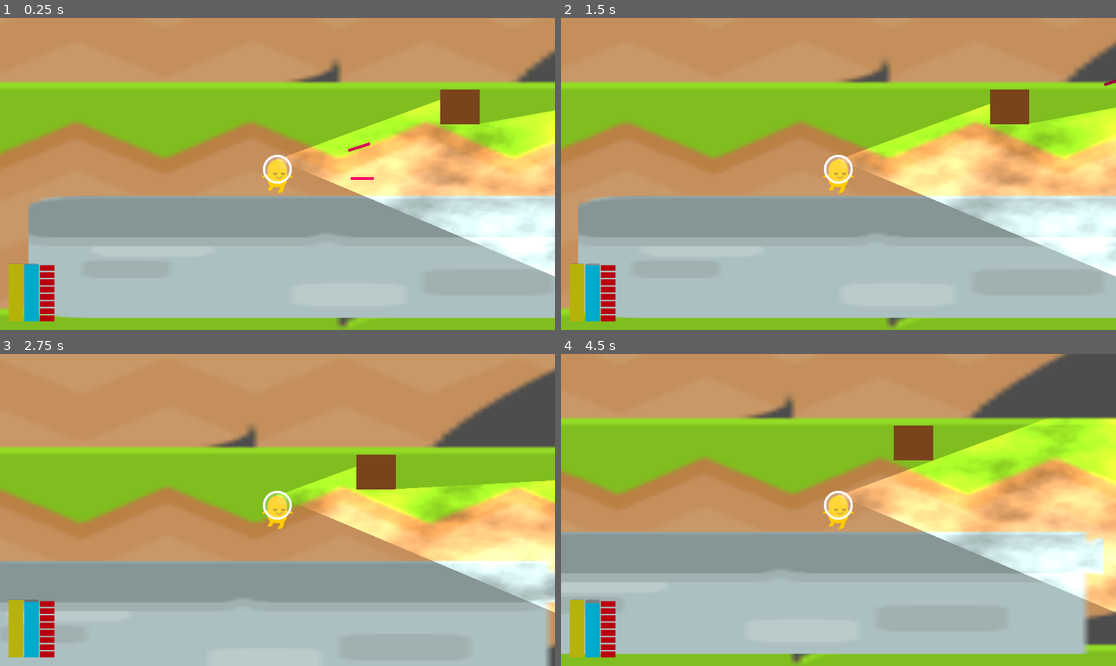
Above: before the commit, frames 1-4 (two rows, left to right).
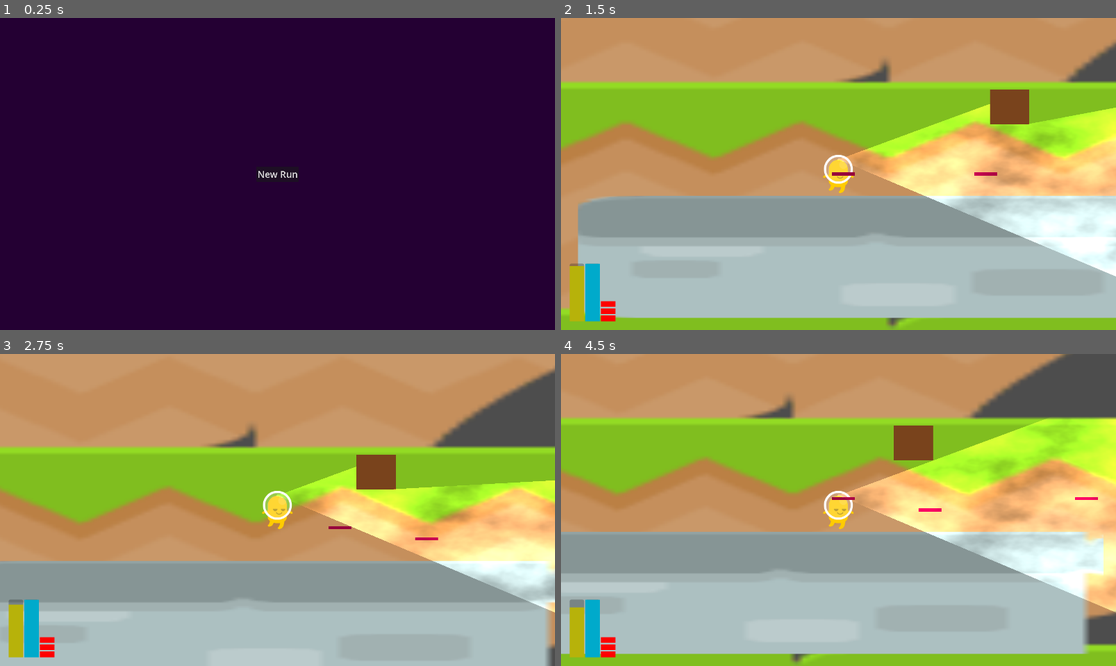
Above: after the commit, the same moments.

Repository: super-Colin/godot-rogue-halls
Game: Godot game, scene res://game.tscn
Same seed, same stepped clock (60 frames per second), same inputs: the game is played once before the commit and once after it.
Inputs (mouse positions are in pixels of both pictures, inside the frame that each line leads up to):
- Up to frame 1 (0.25 s): no input
- Up to frame 2 (1.5 s): click (838, 174) at 0.5 s, where only the run after the commit has a clickable "New Run"; move the mouse to (960, 158) at 1.27 s; hold Right (Move_Right) from 1.28 s (still down); click (960, 158) at 1.35 s
- Up to frame 3 (2.75 s): keep holding Right (Move_Right); tap Space (Jump) at 1.52, 2.27 s; move the mouse to (166, 525) at 2.02 s; click (166, 525) at 2.1 s
- Up to frame 4 (4.5 s): move the mouse to (894, 441) at 2.77 s; release Right (Move_Right) at 2.78 s; hold Left (Move_Left) 2.78-3.53 s; click (894, 441) at 2.85 s; move the mouse to (810, 572) at 3.52 s; hold Right (Move_Right) from 3.53 s (still down); click (810, 572) at 3.6 s; tap Space (Jump) at 3.77 s; move the mouse to (1005, 556) at 4.27 s; click (1005, 556) at 4.35 s

The runs differ from the first frame. In frame 1, 100% of the frame differs, in the area x 0-100%, y 0-100%; in frame 2, 0.6%; in frame 3, 0.6%; in frame 4, 0.7%.

Commit message:
added simple main menu

Diff:
--- /dev/null
+++ b/Globals.gd
@@ -0,0 +1,14 @@
+extends Node
+
+
+
+var playerRef
+
+
+signal s_playerReady
+signal s_playerDied
+
+
+
+
+#
--- a/crate.tscn
+++ b/crate.tscn
@@ -19,6 +19,7 @@
 debug_color = Color(0.323334, 0.616492, 0.291025, 0.42)
 
 [node name="StaticBody2D" type="StaticBody2D" parent="."]
+collision_layer = 3
 
 [node name="CollisionShape2D" type="CollisionShape2D" parent="StaticBody2D"]
 position = Vector2(-0.25, 3.875)
--- /dev/null
+++ b/game.gd
@@ -0,0 +1,37 @@
+extends Node2D
+
+
+
+
+func _ready() -> void:
+	%MainMenu.newRun.connect(startNewRun)
+	Globals.s_playerDied.connect(showGameOver)
+
+
+
+func startNewRun():
+	print("game - starting new run")
+	%MainMenu.visible = false
+	generateLevel()
+
+func generateLevel():
+	return
+
+
+
+func showGameOver():
+	%MainMenu.visible = true
+
+
+
+
+
+
+
+
+
+
+
+
+
+#
--- a/game.tscn
+++ b/game.tscn
@@ -1,13 +1,16 @@
-[gd_scene load_steps=7 format=3 uid="uid://cwdekrbnrp8yo"]
+[gd_scene load_steps=9 format=3 uid="uid://cwdekrbnrp8yo"]
 
 [ext_resource type="PackedScene" uid="uid://drajoe6caob2t" path="res://hall.tscn" id="1_e2o6t"]
 [ext_resource type="Texture2D" uid="uid://cumaw7c1aqwmo" path="res://tiles_sheet.png" id="1_feb5d"]
+[ext_resource type="Script" uid="uid://c4sikoknnuubk" path="res://game.gd" id="1_j5wjh"]
 [ext_resource type="PackedScene" uid="uid://c6txhrt448b4u" path="res://player.tscn" id="2_feb5d"]
 [ext_resource type="PackedScene" uid="uid://chso3bqugycky" path="res://crate.tscn" id="4_fc0e3"]
 [ext_resource type="PackedScene" uid="uid://b6mvathho3qof" path="res://player_ui.tscn" id="5_7jktm"]
+[ext_resource type="PackedScene" uid="uid://by7o0iymt8xvt" path="res://main_menu.tscn" id="6_eow3j"]
 [ext_resource type="PackedScene" uid="uid://byb2km2antifu" path="res://laser_projectile.tscn" id="6_ryrav"]
 
 [node name="Game" type="Node2D"]
+script = ExtResource("1_j5wjh")
 
 [node name="Sprite2D" type="Sprite2D" parent="."]
 position = Vector2(994.75, 617.75)
@@ -28,8 +31,12 @@
 
 [node name="PlayerUI" parent="CanvasLayer" instance=ExtResource("5_7jktm")]
 
+[node name="MainMenu" parent="CanvasLayer" instance=ExtResource("6_eow3j")]
+unique_name_in_owner = true
+
 [node name="LaserProjectile" parent="." instance=ExtResource("6_ryrav")]
 position = Vector2(981, 864)
+rotation = 0.617847
 
 [node name="LaserProjectile2" parent="." instance=ExtResource("6_ryrav")]
 position = Vector2(977, 801)
--- a/hall.tscn
+++ b/hall.tscn
@@ -8,6 +8,8 @@
 [node name="Hall" type="Node2D"]
 
 [node name="StaticBody2D" type="StaticBody2D" parent="."]
+collision_layer = 3
+collision_mask = 3
 
 [node name="CollisionShape2D" type="CollisionShape2D" parent="StaticBody2D"]
 position = Vector2(890, -356.25)
--- a/laser_projectile.gd
+++ b/laser_projectile.gd
@@ -1,6 +1,22 @@
 extends Area2D
 
 @export var projectileSpeed = 10
+
+
+func _ready() -> void:
+	$'.'.area_entered.connect(_area_entered)
+	$'.'.body_entered.connect(_body_entered)
+
+
+
+func _area_entered(area):
+	print("laser - area", area)
+	$".".queue_free()
+
+
+func _body_entered(body):
+	print("laser - body", body)
+	$".".queue_free()
 
 
 func _physics_process(delta: float) -> void:
@@ -20,4 +36,7 @@
 
 
 
+
+
+
 #
--- /dev/null
+++ b/main_menu.gd
@@ -0,0 +1,10 @@
+extends Control
+
+
+
+signal newRun
+
+
+
+func _ready() -> void:
+	%NewRunButton.pressed.connect(func():newRun.emit())
--- /dev/null
+++ b/main_menu.tscn
@@ -0,0 +1,40 @@
+[gd_scene load_steps=2 format=3 uid="uid://by7o0iymt8xvt"]
+
+[ext_resource type="Script" uid="uid://dfhe6yorlt4jm" path="res://main_menu.gd" id="1_06t4h"]
+
+[node name="MainMenu" type="Control"]
+layout_mode = 3
+anchors_preset = 15
+anchor_right = 1.0
+anchor_bottom = 1.0
+grow_horizontal = 2
+grow_vertical = 2
+script = ExtResource("1_06t4h")
+
+[node name="ColorRect" type="ColorRect" parent="."]
+layout_mode = 1
+anchors_preset = 15
+anchor_right = 1.0
+anchor_bottom = 1.0
+grow_horizontal = 2
+grow_vertical = 2
+color = Color(0.139719, 0.000102176, 0.199494, 1)
+
+[node name="HBoxContainer" type="HBoxContainer" parent="."]
+layout_mode = 1
+anchors_preset = 8
+anchor_left = 0.5
+anchor_top = 0.5
+anchor_right = 0.5
+anchor_bottom = 0.5
+grow_horizontal = 2
+grow_vertical = 2
+
+[node name="VBoxContainer" type="VBoxContainer" parent="HBoxContainer"]
+layout_mode = 2
+
+[node name="NewRunButton" type="Button" parent="HBoxContainer/VBoxContainer"]
+unique_name_in_owner = true
+layout_mode = 2
+theme_override_font_sizes/font_size = 32
+text = "New Run"
--- a/player.gd
+++ b/player.gd
@@ -1,5 +1,10 @@
 class_name Player
 extends CharacterBody2D
+
+var laserProjectileScene = preload("res://laser_projectile.tscn")
+
+
+
 
 @onready var coyote_timer = $CoyoteTimer
 @onready var jump_buffer_timer = $JumpBufferTimer
@@ -53,7 +58,33 @@
 @onready var fall_gravity : float = (-2.0 * jump_height) / (jump_time_to_descent * jump_time_to_descent) * -1
 
 
-#func _ready():
+var dead = false
+
+var laserChargesMax = 3.0
+var laserCharges = 3.0
+var laserGenerationEnergyEffeciency = 0.2 # higher is better
+var laserRegenerationOn = true
+
+var energyMax = 30.0
+var energy = 30.0
+var energyGeneration = 0.0
+
+var oxygenMax = 30.0
+var oxygen = 30.0
+var oxygenGenerationEnergyEffeciency = 1.1 # higher is better
+
+
+
+
+
+
+
+
+
+
+func _ready():
+	Globals.playerRef = $'.'
+	Globals.s_playerReady.emit()
 	#coyote_timer.wait_time = coyote_timer_value
 	#jump_buffer_timer.wait_time = jump_buffer_timer_value
 
@@ -66,7 +97,6 @@
 # Calculates the players movement depending on the context
 func _get_movement(fric: float, accel: float, delta: float):
 	var direction = Input.get_axis("Move_Left", "Move_Right")
-
 	if direction:
 		velocity.x += sign(direction) * accel * delta * 100
 
@@ -82,20 +112,7 @@
 			velocity.x = maxf(abs(velocity.x), abs(min_speed * sign(direction))) * sign(direction)
 
 
-## A way to visialize the players jump trojectory in real time (WiP)
-#func _projected_jump_trojectory(_delta, direction):
-	#var max_points = max_trojectory_ponints
-	#
-	#jump_trojectory_line.clear_points()
-	#var pos := Vector2.ZERO
-	#var vel := Vector2(max_speed * direction, jump_velocity)
-	#for point in max_points:
-		#jump_trojectory_line.add_point(pos)
-		#vel.y += _get_gravity(vel) * _delta
-		#pos += vel * _delta
-
-
-## Flips the player sprite depending on their movemnt direction
+
 func _set_sprite_direction(direction: int) -> void:
 	if direction > 0.0:
 		$AnimatedSprite2D.flip_h = true
@@ -108,16 +125,38 @@
 	if direction > 0.0: # moving right
 		%Flashlight.rotation = 0
 		%PlayerSprite.flip_h = false
-		#%FlashlightLeft.visible = false
-		#%FlashlightRight.visible = true
 	if direction < 0.0: # moving left
 		%Flashlight.rotation = PI
 		%PlayerSprite.flip_h = true
-		#%FlashlightLeft.visible = true
-		#%FlashlightRight.visible = false
+
+func refillBars():
+	laserCharges = laserChargesMax
+	energy = energyMax
+	oxygen = oxygenMax
+
+func handleOxygenDrain(delta):
+	oxygen -= delta
+	if oxygen < -10.0:
+		Globals.s_playerDied.emit()
+		dead = true
+		print("player - died from oxygen")
+
+func generateOxygen(delta):
+	if energy > delta and oxygen < oxygenMax:
+		energy -= delta
+		oxygen += delta * oxygenGenerationEnergyEffeciency
+
+func generateEnergy(delta):
+	energy += delta * energyGeneration
 
 
 func _physics_process(delta):
+	if dead:
+		return
+	generateEnergy(delta)
+	generateOxygen(delta)
+	handleOxygenDrain(delta)
+	# Die at -20, bar doesn't show below 0, screen starts flashing red... then game over
 	if not is_on_floor():
 		velocity.y += _get_gravity(velocity) * delta
 		_get_movement(air_resistance, air_acceleration, delta)
@@ -139,6 +178,8 @@
 	if Input.is_action_just_released("Jump"):
 		jump_cut()
 
+	if Input.is_action_just_released("Fire"):
+		fireLaser()
 	#if velocity != Vector2.ZERO:
 		#$AnimatedSprite2D.play("walk")
 	#else:
@@ -148,6 +189,12 @@
 #		_projected_jump_trojectory(delta, sign(velocity.x))
 
 	move_and_slide()
+
+func fireLaser():
+	var las = laserProjectileScene.instantiate()
+	las.position = $'.'.global_position
+	get_tree().root.add_child(las)
+
 
 
 # Adds the player's jump velocity if able
--- a/player_ui.gd
+++ b/player_ui.gd
@@ -2,12 +2,46 @@
 
 
 
+func _ready() -> void:
+	if Globals.playerRef:
+		setup()
+	else:
+		Globals.s_playerReady.connect(setup)
 
 func _physics_process(delta: float) -> void:
-	%Oxygen.value -= delta
+	if Globals.playerRef:
+		%Energy.value = Globals.playerRef.energy
+		%Oxygen.value = Globals.playerRef.oxygen
 
 
+func setup():
+	setEnergyBar()
+	setOxygenBar()
+	setMagazineBar()
 
+func setEnergyBar():
+	%Energy.max_value = Globals.playerRef.energyMax
+	%Energy.value = Globals.playerRef.energy
+
+func setOxygenBar():
+	%Oxygen.max_value = Globals.playerRef.oxygenMax
+	%Oxygen.value = Globals.playerRef.oxygen
+
+var standardShellSize = 20
+func setMagazineBar():
+	if Globals.playerRef:
+		for c in %Magazine.get_children():
+			c.queue_free()
+		var verticalSize = %Magazine.get_parent_area_size().y
+		var shellSize = standardShellSize
+		if standardShellSize * Globals.playerRef.laserChargesMax > verticalSize:
+			shellSize = verticalSize / (Globals.playerRef.laserChargesMax + 1)
+		for s in Globals.playerRef.laserChargesMax:
+			var cRect = ColorRect.new()
+			cRect.custom_minimum_size = Vector2(50, shellSize)
+			cRect.color = Color(200,0,0)
+			%Magazine.add_child(cRect)
+		#print("ui - mag parent size", %Magazine.get_parent_area_size())
 
 
 
--- a/player_ui.tscn
+++ b/player_ui.tscn
@@ -45,11 +45,12 @@
 show_percentage = false
 
 [node name="Magazine" type="VBoxContainer" parent="HBoxContainer"]
+unique_name_in_owner = true
 layout_mode = 2
 size_flags_vertical = 8
 theme_override_constants/separation = 5
 
-[node name="Shot" type="ColorRect" parent="HBoxContainer/Magazine"]
+[node name="ShotTemplate" type="ColorRect" parent="HBoxContainer/Magazine"]
 custom_minimum_size = Vector2(50, 20)
 layout_mode = 2
 color = Color(0.725207, 0, 0.0551934, 1)
--- a/project.godot
+++ b/project.godot
@@ -14,6 +14,10 @@
 run/main_scene="uid://cwdekrbnrp8yo"
 config/features=PackedStringArray("4.4", "GL Compatibility")
 config/icon="res://icon.svg"
+
+[autoload]
+
+Globals="*res://Globals.gd"
 
 [display]
 
@@ -37,6 +41,11 @@
 "events": [Object(InputEventKey,"resource_local_to_scene":false,"resource_name":"","device":-1,"window_id":0,"alt_press …(195 unchanged characters)…
 ]
 }
+Fire={
+"deadzone": 0.2,
+"events": [Object(InputEventMouseButton,"resource_local_to_scene":false,"resource_name":"","device":-1,"window_id":0,"alt_pressed":false,"shift_pressed":false,"ctrl_pressed":false,"meta_pressed":false,"button_mask":1,"position":Vector2(467, 14),"global_position":Vector2(479, 74),"factor":1.0,"button_index":1,"canceled":false,"pressed":true,"double_click":false,"script":null)
+]
+}
 
 [rendering]
 
Not shown, added: Globals.gd.uid
Not shown, added: game.gd.uid
Not shown, added: main_menu.gd.uid
Not shown, changed: z_notes.txt
